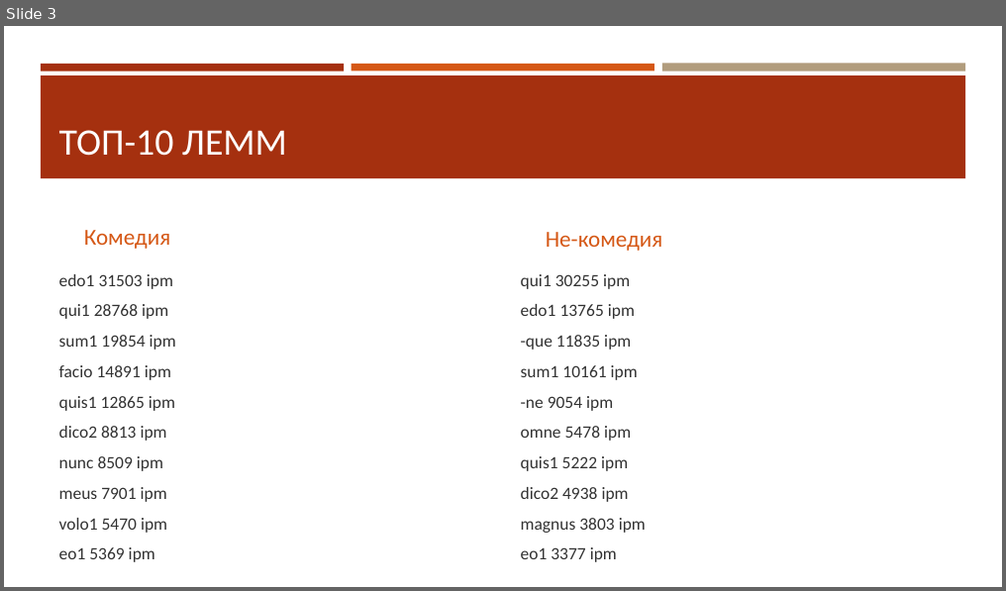
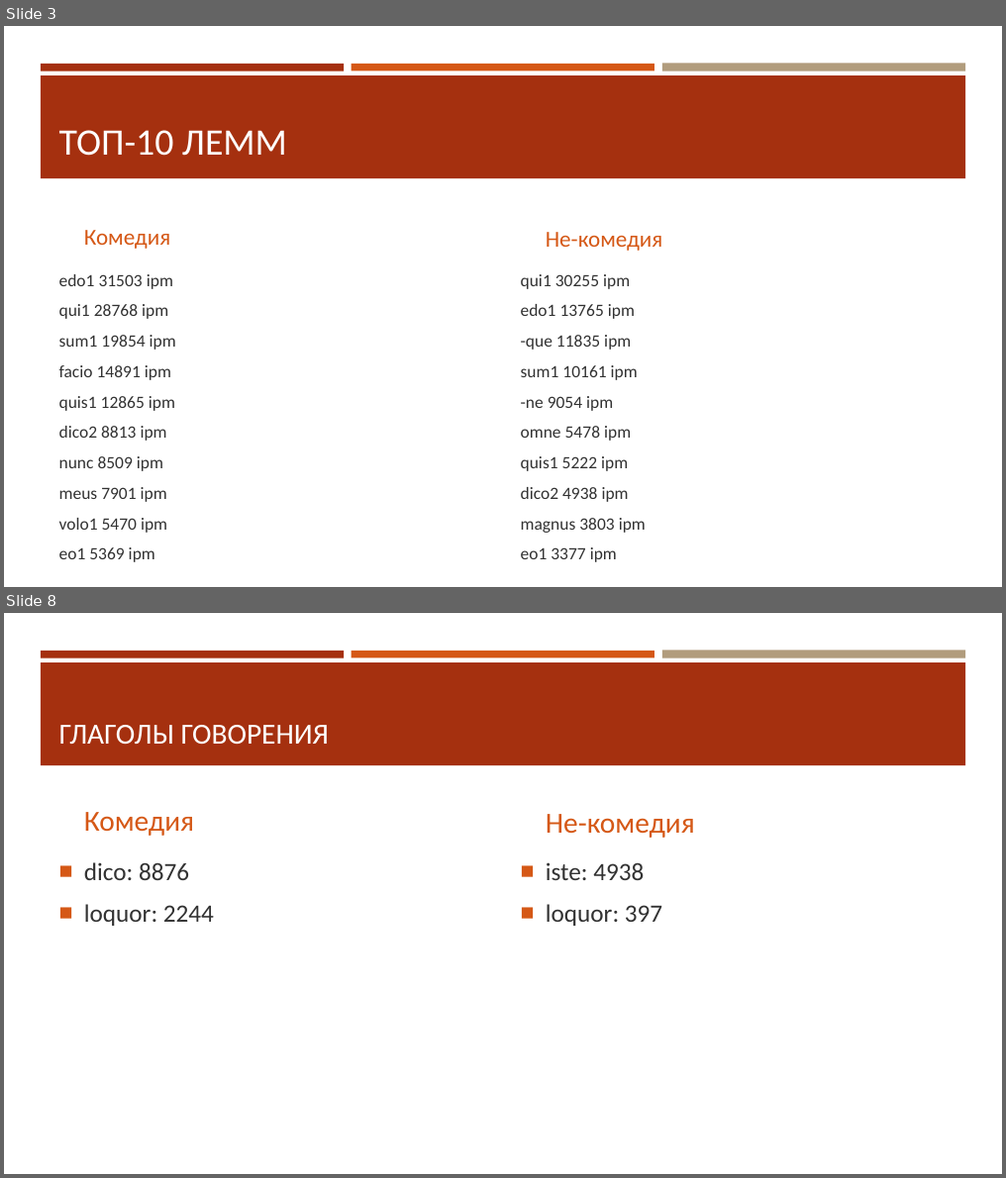
Before and after one commit to BunnyNoBugs/Latin-comedy, a slide deck: ОБЗОР ЛЕКСИКИ КОМЕДИИ.pptx. Shown one above the other, each under a label of ours: slide 3 before the commit, slides 3 and 8 after it; the slides between them are not shown. The pictures are 1006x591 and 1006x1178 pixels, drawn with LibreOffice and Linux fonts; fonts in the diff are those of the drawing. Boxes give left, top, right and bottom in pixels: in the first picture for what was removed or moved away, otherwise in the second. Text is boxed around its words. In the diff, an @@ line names an element or a change of style, - is before the commit and + after.

Commit message:
presentation done

```diff
--- a/ОБЗОР ЛЕКСИКИ КОМЕДИИ.pptx
+++ b/ОБЗОР ЛЕКСИКИ КОМЕДИИ.pptx
@@ slide 8 added at <box>4,613,1002,1174</box>, background #FFFFFF; not listed: 4 template elements that a slide beside it also shows @@
@@ title added at <box>59,725,329,745</box>, 28 pt, text #FFFFFF @@
+ГЛАГОЛЫ ГОВОРЕНИЯ
@@ text added at <box>84,812,194,836</box>, 28 pt, text #D55816 @@
+Комедия
@@ text added at <box>546,814,695,838</box>, 28 pt, text #D55816 @@
+Не-комедия
@@ text added at <box>84,862,214,926</box>, 24 pt, text #323232 @@
+■ dico: 8876
+■ loquor: 2244
@@ text added at <box>546,862,662,926</box>, 24 pt, text #323232 @@
+■ iste: 4938
+■ loquor: 397
```
Also in this commit, not shown: 5 slides changed, 1 other slide added, 1 other file.
